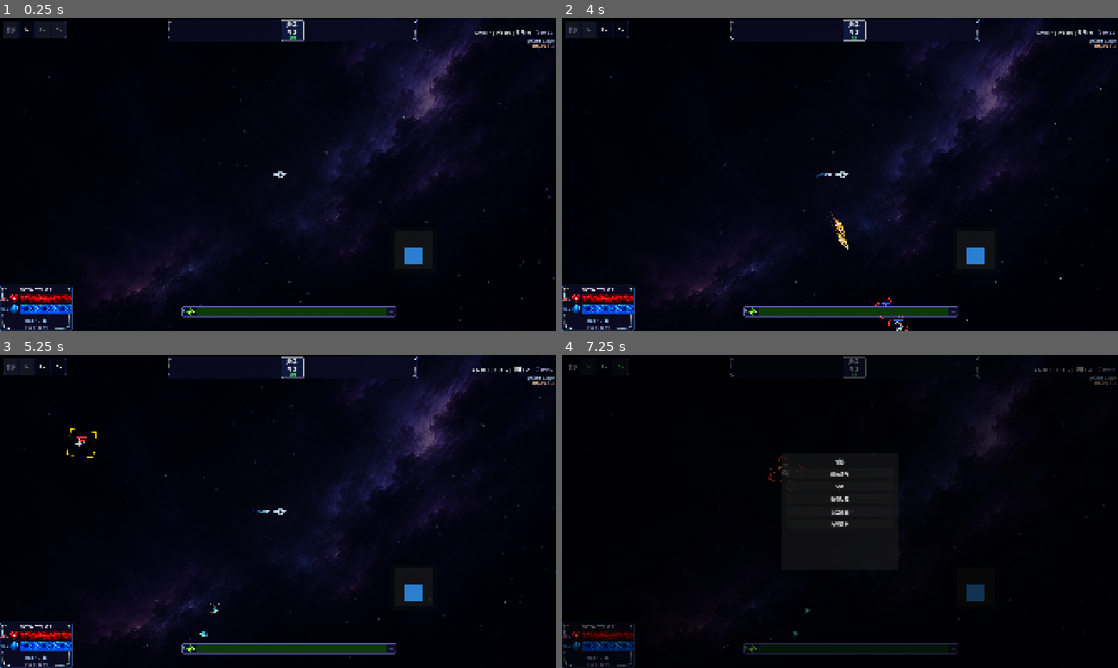
Above: before the commit, frames 1-4 (two rows, left to right).
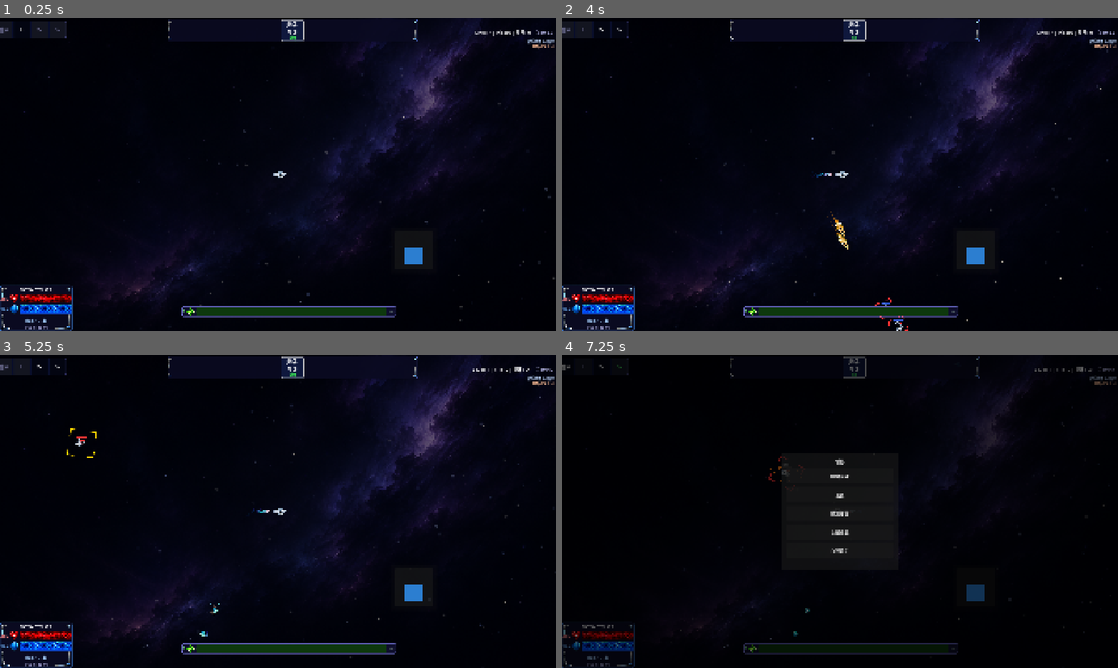
Above: after the commit, the same moments.

Repository: snowsnow0926/evesurvivor
Game: Godot game, scene res://scenes/GameScene.tscn
Two runs of this game, one before a commit and one after it. Both use one fixed random seed, a clock stepped at 60 frames per second and the inputs below. This scene is started directly instead of the project's main scene.
Inputs (mouse positions are in pixels of both pictures, inside the frame that each line leads up to):
- Up to frame 1 (0.25 s): no input
- Up to frame 2 (4 s): click "暂停" at 0.5 s; click "1x" at 1.25 s; click "2x" at 2 s; click "3x" at 2.75 s; tap Enter (ui_accept) at 3.5, 3.77 s; move the mouse to (962, 158) at 3.52 s; hold D (move_right) from 3.53 s (still down); click (962, 158) at 3.67 s
- Up to frame 3 (5.25 s): release D (move_right) at 4.25 s; drag from (166, 527) to (261, 636) at 4.27 s; move the mouse to (333, 442) at 5.02 s; hold D (move_right) from 5.03 s (still down)
- Up to frame 4 (7.25 s): release D (move_right) at 5.75 s; drag from (812, 574) to (639, 608) at 5.77 s; move the mouse to (1006, 558) at 6.52 s; hold A (move_left) from 6.53 s (still down); tap Enter (ui_accept) at 6.77 s; tap Escape (pause) at 7.15 s

The runs differ from the first frame. In frame 1, 0.1% of the frame differs, in the area x 0-99%, y 1-93%; in frame 2, 0.1%; in frame 3, 0.1%; in frame 4, 0.3%, in the area x 0-52%, y 3-64%.

Commit message:
feat: Hazard 危险区域系统 - 新增 Hazard.tscn 危险区域场景与 hazard.gd 脚本 - 更新多个核心脚本 (player, game_manager, spawn_manager, upgrade_menu 等) - 修复 Timer 节点导致的 global_position 访问崩溃 - 添加 导出/ 目录到 .gitignore 排除
Co-authored-by: Cursor <cursoragent@cursor.com>

Diff:
--- a/scenes/GameScene.tscn
+++ b/scenes/GameScene.tscn
@@ -44,6 +44,8 @@
 
 [node name="DamageRoot" type="Node2D" parent="." unique_id=1574269701]
 
+[node name="HazardRoot" type="Node2D" parent="." unique_id=900000001]
+
 [node name="ParallaxStarfield" type="Node2D" parent="." unique_id=355665312]
 script = ExtResource("4_psf")
 
--- a/scenes/HUD.tscn
+++ b/scenes/HUD.tscn
@@ -573,6 +573,7 @@
 size_flags_horizontal = 3
 toggle_mode = true
 text = "暂停"
+custom_minimum_size = Vector2(56, 48)
 
 [node name="Speed1Btn" type="Button" parent="SpeedControlPanel/SpeedControlHBox" unique_id=1360000004]
 layout_mode = 2
@@ -580,15 +581,18 @@
 toggle_mode = true
 button_pressed = true
 text = "1x"
+custom_minimum_size = Vector2(56, 48)
 
 [node name="Speed2Btn" type="Button" parent="SpeedControlPanel/SpeedControlHBox" unique_id=1360000005]
 layout_mode = 2
 size_flags_horizontal = 3
 toggle_mode = true
 text = "2x"
+custom_minimum_size = Vector2(56, 48)
 
 [node name="Speed3Btn" type="Button" parent="SpeedControlPanel/SpeedControlHBox" unique_id=1360000006]
 layout_mode = 2
 size_flags_horizontal = 3
 toggle_mode = true
 text = "3x"
+custom_minimum_size = Vector2(56, 48)
--- /dev/null
+++ b/scenes/Hazard.tscn
@@ -0,0 +1,11 @@
+[gd_scene format=3 uid="uid://ha0ard001"]
+
+[ext_resource type="Script" path="res://scripts/hazard.gd" id="1_hazard"]
+
+[node name="Hazard" type="Area2D"]
+script = ExtResource("1_hazard")
+
+[node name="Sprite2D" type="Sprite2D" parent="."]
+
+[node name="CollisionShape2D" type="CollisionShape2D" parent="."]
+shape = null
--- a/scenes/PauseMenu.tscn
+++ b/scenes/PauseMenu.tscn
@@ -54,22 +54,27 @@
 [node name="ContinueBtn" type="Button" parent="Panel/VBox"]
 layout_mode = 2
 text = "继续游戏"
+custom_minimum_size = Vector2(0, 52)
 
 [node name="SettingsBtn" type="Button" parent="Panel/VBox"]
 layout_mode = 2
 text = "设置"
+custom_minimum_size = Vector2(0, 52)
 
 [node name="RetreatBtn" type="Button" parent="Panel/VBox"]
 layout_mode = 2
 text = "撤退结算"
+custom_minimum_size = Vector2(0, 52)
 
 [node name="SFXToggleBtn" type="Button" parent="Panel/VBox"]
 layout_mode = 2
 text = "音效设置"
+custom_minimum_size = Vector2(0, 52)
 
 [node name="SelfDestructBtn" type="Button" parent="Panel/VBox"]
 layout_mode = 2
 text = "自毁退出"
+custom_minimum_size = Vector2(0, 52)
 
 [node name="LootSectionLabel" type="Label" parent="Panel/VBox"]
 layout_mode = 2
--- a/scenes/WarehouseUI.tscn
+++ b/scenes/WarehouseUI.tscn
@@ -172,21 +172,30 @@
 alignment = 2
 theme_override_constants/separation = 12
 
+[node name="SellAllBtn" type="Button" parent="Panel/VBox/BtnRow"]
+layout_mode = 2
+text = "一键出售"
+custom_minimum_size = Vector2(100, 48)
+
 [node name="EquipBtn" type="Button" parent="Panel/VBox/BtnRow"]
 layout_mode = 2
 text = "装备"
 disabled = true
+custom_minimum_size = Vector2(80, 48)
 
 [node name="UnequipBtn" type="Button" parent="Panel/VBox/BtnRow"]
 layout_mode = 2
 text = "卸下"
 disabled = true
+custom_minimum_size = Vector2(80, 48)
 
 [node name="SellBtn" type="Button" parent="Panel/VBox/BtnRow"]
 layout_mode = 2
 text = "出售"
 disabled = true
+custom_minimum_size = Vector2(80, 48)
 
 [node name="BackBtn" type="Button" parent="Panel/VBox"]
 layout_mode = 2
 text = "返回基地"
+custom_minimum_size = Vector2(0, 48)
--- a/scripts/base_scene.gd
+++ b/scripts/base_scene.gd
@@ -240,18 +240,14 @@
 		if Input.is_action_just_pressed("pause"):
 			close_all_panels()
 		return
-
-	_update_currency_display()
-	if no_weapon_warning.visible:
-		warning_timer -= delta
-		if warning_timer <= 0:
-			no_weapon_warning.visible = false
 	if Input.is_action_just_pressed("pause"):
 		if base_pause_menu and base_pause_menu.visible:
 			base_pause_menu.close_menu()
 		else:
 			base_pause_menu.open_menu()
 		return
+
+	_update_currency_display()
 
 	var current_hover := ""
 
@@ -332,34 +328,41 @@
 	return instance as Control
 
 func _show_repair() -> void:
+	SoundManager.play_sfx("button_click")
 	_switch_panel(repair_panel)
 
 func _show_crafting() -> void:
+	SoundManager.play_sfx("button_click")
 	_switch_panel(crafting_panel)
 	if crafting_panel.has_method("_build_inventory"):
 		crafting_panel._build_inventory()
 
 func _show_warehouse() -> void:
+	SoundManager.play_sfx("button_click")
 	var panel := _get_or_create_panel(&"warehouse") as Control
 	_switch_panel(panel)
 	if panel and panel.has_method("_build_all"):
 		panel._build_all()
 
 func _show_research() -> void:
+	SoundManager.play_sfx("button_click")
 	var panel = _get_or_create_panel(&"research") as Control
 	_switch_panel(panel)
 	if panel and panel.has_method("open"):
 		panel.open()
 
 func _show_shop() -> void:
+	SoundManager.play_sfx("button_click")
 	var panel := _get_or_create_panel(&"shop") as Control
 	_switch_panel(panel)
 
 func _show_shipyard() -> void:
+	SoundManager.play_sfx("button_click")
 	var panel := _get_or_create_panel(&"shipyard") as Control
 	_switch_panel(panel)
 
 func _show_storage() -> void:
+	SoundManager.play_sfx("button_click")
 	_switch_panel(storage_panel)
 	if storage_panel and storage_panel.has_method("_build_ship_list"):
 		storage_panel._build_ship_list()
--- a/scripts/character_create.gd
+++ b/scripts/character_create.gd
@@ -205,6 +205,7 @@
 				btn.emit_signal("pressed")
 
 func _on_race_card_selected(race_id: RaceData.RaceID, card: Control) -> void:
+	SoundManager.play_sfx("button_click")
 	_select_race(race_id)
 
 func _select_race(race_id: RaceData.RaceID) -> void:
@@ -249,6 +250,7 @@
 	confirm_btn.disabled = false
 
 func _on_confirm() -> void:
+	SoundManager.play_sfx("button_click")
 	GameState.selected_race_id = selected_race_id
 	var name = name_edit.text.strip_edges()
 	if name.is_empty():
@@ -272,4 +274,5 @@
 	get_tree().change_scene_to_file("res://scenes/BaseScene.tscn")
 
 func _on_back() -> void:
+	SoundManager.play_sfx("button_click")
 	get_tree().change_scene_to_file("res://scenes/MainMenu.tscn")
--- a/scripts/game_manager.gd
+++ b/scripts/game_manager.gd
@@ -24,7 +24,10 @@
 var bullet_root: Node2D
 var exp_orb_root: Node2D
 var damage_root: Node2D
+var hazard_root: Node2D
 var boss_warning: Node
+
+var _hazards_spawned: bool = false
 
 var player_stats: PlayerStats
 var spawn_manager: SpawnManager
@@ -100,6 +103,7 @@
 	bullet_root = game_scene.get_node_or_null("BulletRoot")
 	exp_orb_root = game_scene.get_node_or_null("ExpOrbRoot")
 	damage_root = game_scene.get_node_or_null("DamageRoot")
+	hazard_root = game_scene.get_node_or_null("HazardRoot")
 	boss_warning = game_scene.get_node_or_null("UIRoot/BossWarning")
 	var boss_encounter_ui = game_scene.get_node_or_null("UIRoot/BossEncounterUI")
 
@@ -138,6 +142,38 @@
 	else:
 		push_error("[GameManager] failed to load Player scene")
 
+func _spawn_hazards() -> void:
+	if _hazards_spawned:
+		return
+	_hazards_spawned = true
+	if not hazard_root or not is_instance_valid(hazard_root):
+		return
+	if current_stage == null:
+		return
+	var vp_size = get_viewport_rect().size
+	var center = vp_size * 0.5
+	var spawn_count = randi() % 3 + 2
+	for i in spawn_count:
+		var offset = Vector2(randf_range(-vp_size.x * 0.3, vp_size.x * 0.3), randf_range(-vp_size.y * 0.3, vp_size.y * 0.3))
+		var spawn_pos = center + offset
+		if player and is_instance_valid(player):
+			spawn_pos = player.global_position + offset
+		var hazard_scene: PackedScene = load("res://scenes/Hazard.tscn")
+		if hazard_scene:
+			var hazard_node: Node = hazard_scene.instantiate()
+			hazard_root.add_child(hazard_node)
+			var rng = randi() % 3
+			match rng:
+				0:
+					if hazard_node.has_method("setup_black_hole"):
+						hazard_node.setup_black_hole(spawn_pos, self, player, randf_range(100.0, 160.0), randf_range(20.0, 40.0))
+				1:
+					if hazard_node.has_method("setup_antimatter"):
+						hazard_node.setup_antimatter(spawn_pos, self, player, randf_range(60.0, 100.0), randf_range(15.0, 30.0))
+				2:
+					if hazard_node.has_method("setup_mine_zone"):
+						hazard_node.setup_mine_zone(spawn_pos, self, player, randf_range(80.0, 120.0), randf_range(20.0, 35.0))
+
 func _apply_race_to_player_stats(race: RaceData) -> void:
 	var ship = ShipData.get_ship(GameState.selected_ship_id)
 	var ship_base_hp = ship.base_hp if ship else 100
@@ -185,10 +221,12 @@
 	difficulty_scaler.setup_stage(current_stage.strength_mult, current_stage.density_mult, player_level)
 	set_game_speed(1.0)
 	loot_system.reset()
+	_spawn_hazards()
 
 	if current_stage.has_timer:
 		has_timer = true
 		is_unlimited_mode = GameState.is_stage_cleared(chapter_id, stage_id)
+		is_boss_infinite = GameState.is_stage_cleared(chapter_id, stage_id)
 		if is_unlimited_mode:
 			time_remaining = 0.0
 			run_time_elapsed = 0.0
@@ -493,6 +531,7 @@
 	stage_duration = 0.0
 	_timer_expired_once = false
 	is_boss_infinite = false
+	_hazards_spawned = false
 
 	spawn_manager.reset()
 	difficulty_scaler.reset()
--- a/scripts/game_scene.gd
+++ b/scripts/game_scene.gd
@@ -400,7 +400,9 @@
 var newbie_guide: CanvasLayer = null
 
 func _maybe_start_guide() -> void:
-	if not GameState.first_run:
+	if GameState.tutorial_completed:
+		return
+	if GameState.first_run:
 		return
 	if not ResourceLoader.exists("res://scripts/newbie_guide.gd"):
 		return
@@ -425,7 +427,9 @@
 
 func _on_guide_completed() -> void:
 	print("[GameScene] Guide completed")
+	GameState.tutorial_completed = true
 	GameState.first_run = false
+	GameState.auto_save()
 
 func _notify_guide_pause() -> void:
 	if newbie_guide and newbie_guide.has_method("notify_pause_opened"):
--- a/scripts/game_state.gd
+++ b/scripts/game_state.gd
@@ -1,6 +1,6 @@
 extends Node
 
-const SAVE_VERSION := 2
+const SAVE_VERSION := 3
 const SAVE_SLOTS := 3
 const SLOT_AUTO := 3
 const DEBUG := false
@@ -44,6 +44,9 @@
 var current_xp: float = 0.0
 var xp_to_next_level: float = 10.0
 
+# 新手引导完成标记
+var tutorial_completed: bool = false
+
 func _debug(msg: String) -> void:
 	if DEBUG:
 		print("[GameState] ", msg)
@@ -119,6 +122,9 @@
 			"current_xp": current_xp,
 			"xp_to_next": xp_to_next_level,
 		},
+		"tutorial": {
+			"tutorial_completed": tutorial_completed,
+		},
 		"equipment": {
 			"equipment_inventory": equipment_inventory,
 			"equipped_weapons": equipped_weapons,
@@ -168,6 +174,9 @@
 	current_xp = level_data.get("current_xp", 0.0)
 	xp_to_next_level = level_data.get("xp_to_next", 10.0)
 
+	var tutorial_data = data.get("tutorial", {})
+	tutorial_completed = tutorial_data.get("tutorial_completed", false)
+
 	var equipment = data.get("equipment", {})
 	equipment_inventory = equipment.get("equipment_inventory", []) as Array
 	equipped_weapons = equipment.get("equipped_weapons", {}) as Dictionary
@@ -178,6 +187,9 @@
 	if v < 2:
 		data = _migrate_v1_to_v2(data)
 		v = 2
+	if v < 3:
+		data["tutorial"] = {"tutorial_completed": false}
+		v = 3
 	data["meta"] = data.get("meta", {})
 	data["meta"]["version"] = SAVE_VERSION
 	return data
--- a/scripts/newbie_guide.gd
+++ b/scripts/newbie_guide.gd
@@ -12,12 +12,14 @@
 
 var step_labels: Array = []
 var arrow: Label
+var skip_btn: Button
 
 func _ready() -> void:
 	visible = false
 	_setup_steps()
 	_setup_overlay()
 	_setup_arrow()
+	_setup_skip_button()
 
 func _setup_steps() -> void:
 	steps = [
@@ -57,6 +59,23 @@
 	add_child(overlay)
 	move_child(overlay, 0)
 
+func _setup_skip_button() -> void:
+	skip_btn = Button.new()
+	skip_btn.text = "跳过引导"
+	skip_btn.custom_minimum_size = Vector2(120, 44)
+	skip_btn.pressed.connect(_skip_guide)
+	add_child(skip_btn)
+
+func _update_skip_button_position() -> void:
+	if not is_instance_valid(skip_btn):
+		return
+	var screen_size = get_viewport().get_visible_rect().size
+	skip_btn.set_anchors_preset(Control.PRESET_TOP_RIGHT)
+	skip_btn.offset_left = -130
+	skip_btn.offset_top = 10
+	skip_btn.offset_right = -10
+	skip_btn.offset_bottom = 54
+
 func _setup_arrow() -> void:
 	arrow = Label.new()
 	arrow.text = ">>>"
@@ -98,6 +117,7 @@
 	var step = steps[current_step]
 	_show_step_label(current_step, step["text"], step["position"])
 	_show_step_arrow(current_step, step["position"])
+	_update_skip_button_position()
 
 	step_changed.emit(current_step)
 
@@ -123,16 +143,16 @@
 	step_labels.append(label)
 
 	var bg = ColorRect.new()
-	bg.color = Color(0.0, 0.0, 0.0, 0.7)
+	bg.color = Color(0.0, 0.1, 0.3, 0.85)
 	bg.set_anchors_preset(Control.PRESET_FULL_RECT)
 	label.add_child(bg)
 	bg.set("layout_mode", 1)
 	bg.set("anchor_right", 1)
 	bg.set("anchor_bottom", 1)
-	bg.set("offset_left", -10)
-	bg.set("offset_top", -5)
-	bg.set("offset_right", 10)
-	bg.set("offset_bottom", 5)
+	bg.set("offset_left", -15)
+	bg.set("offset_top", -8)
+	bg.set("offset_right", 15)
+	bg.set("offset_bottom", 8)
 
 	var pos = _get_label_position(pos_key, screen_size)
 	label.position = pos
@@ -202,6 +222,9 @@
 	if event is InputEventMouseButton:
 		if event.pressed and event.button_index == MOUSE_BUTTON_LEFT:
 			_advance_step()
+	elif event is InputEventScreenTouch:
+		if event.pressed:
+			_advance_step()
 	elif event is InputEventKey:
 		if event.pressed:
 			if event.is_action("ui_accept") or event.is_action_pressed("space"):
--- a/scripts/parallax_starfield.gd
+++ b/scripts/parallax_starfield.gd
@@ -1,3 +1,4 @@
+class_name ParallaxStarfield
 extends Node2D
 
 @export var star_layer_count: int = 3
@@ -19,11 +20,15 @@
 var _camera_prev: Vector2 = Vector2.ZERO
 var _time: float = 0.0
 
+var _rng: RandomNumberGenerator
+
 func _ready() -> void:
 	camera = get_viewport().get_camera_2d()
 	if camera:
 		_camera_prev = camera.global_position
 		position = camera.global_position
+	_rng = RandomNumberGenerator.new()
+	_rng.randomize()
 	_add_layers()
 	process_physics_priority = -100
 
@@ -50,9 +55,28 @@
 
 	for i in range(mini(star_layer_count, configs.size())):
 		var cfg: Dictionary = configs[i]
-		var layer := StarLayer.new(cfg.parallax, cfg.color, cfg.size_range)
-		_generate_stars(layer, cfg.density * mobile_mult)
+		var layer_color = _randomize_color(cfg.color)
+		var layer_size_range = _randomize_size_range(cfg.size_range)
+		var layer := StarLayer.new(cfg.parallax, layer_color, layer_size_range)
+		var density_variation = _rng.randf_range(0.7, 1.3)
+		_generate_stars(layer, cfg.density * mobile_mult * density_variation)
 		layers.append(layer)
+
+func _randomize_color(base_color: Color) -> Color:
+	var preset_count := 6
+	var preset := _rng.randi() % preset_count
+	match preset:
+		0: return Color(0.78, 0.86, 1.0, 0.60)
+		1: return Color(1.0, 0.85, 0.75, 0.55)
+		2: return Color(0.75, 1.0, 0.85, 0.55)
+		3: return Color(1.0, 0.95, 0.80, 0.60)
+		4: return Color(0.80, 0.80, 1.0, 0.50)
+		5: return Color(0.90, 0.75, 1.0, 0.55)
+	return base_color
+
+func _randomize_size_range(base_range: Vector2) -> Vector2:
+	var scale = _rng.randf_range(0.7, 1.4)
+	return Vector2(base_range.x * scale, base_range.y * scale)
 
 func _generate_stars(layer: StarLayer, density: float) -> void:
 	var rng := RandomNumberGenerator.new()
--- a/scripts/player.gd
+++ b/scripts/player.gd
@@ -518,7 +518,8 @@
 		game_manager,
 		player_stats.missile_splash_radius,
 		player_stats.missile_splash_count,
-		player_stats.missile_range
+		player_stats.missile_range,
+		self
 	)
 
 func _fire_cannon_at(target_pos: Vector2, weapon: WeaponData) -> void:
--- a/scripts/spawn_manager.gd
+++ b/scripts/spawn_manager.gd
@@ -66,6 +66,7 @@
 var _pending_is_s6: bool = false
 var _is_spawning_boss: bool = false
 var _spawn_timeout_timer: SceneTreeTimer = null
+var _boss_intro_played: bool = false
 
 func _init(gm: Node2D, ps: PlayerStats) -> void:
 	game_manager = gm
@@ -250,6 +251,8 @@
 		_spawn_boss(current_chapter_id, current_stage_id)
 
 func _update_s6_boss_waves(delta: float) -> void:
+	var is_infinite = game_manager.is_boss_infinite
+
 	# 波次1：第2秒刷1只
 	if _s6_wave == 0 and _s6_elapsed >= _s6_wave_times[0]:
 		_s6_wave = 1
@@ -259,21 +262,34 @@
 		_s6_spawned_this_wave += 1
 		print_debug("[S6] wave1 spawned 1/1")
 
-	# 波次2：第30秒刷2只（不管前面杀没杀完）
+	# 波次2：第30秒刷2只
 	if _s6_wave == 1 and _s6_elapsed >= _s6_wave_times[1]:
 		_s6_wave = 2
 		_s6_spawned_this_wave = 0
 		_s6_next_spawn_frames = int(1.5 * 60.0)
 		print_debug("[S6] wave2 triggered at %.1fs" % _s6_elapsed)
 
-	# 波次3：第75秒刷3只（不管前面杀没杀完）
+	# 波次3：第75秒刷3只
 	if _s6_wave == 2 and _s6_elapsed >= _s6_wave_times[2]:
 		_s6_wave = 3
 		_s6_spawned_this_wave = 0
 		_s6_next_spawn_frames = int(1.5 * 60.0)
 		print_debug("[S6] wave3 triggered at %.1fs" % _s6_elapsed)
 
-	# 多只BOSS间隔生成（所有波次统一处理）
+	# 无限模式：第3波之后继续加速刷BOSS
+	if is_infinite and _s6_wave == 3 and _s6_spawned_this_wave >= _s6_wave_counts[2] and _s6_bosses_alive <= 0:
+		_s6_wave = 5  # 5 = infinite mode
+		_s6_spawned_this_wave = 0
+		# 无限模式间隔随时间缩短（从3秒逐渐降到0.5秒，最快0.5秒一刷）
+		var elapsed_beyond_75 = _s6_elapsed - _s6_wave_times[2]
+		var infinite_interval = clampf(3.0 - elapsed_beyond_75 * 0.005, 0.5, 3.0)
+		_s6_next_spawn_frames = int(infinite_interval * 60.0)
+		_s6_bosses_alive += 1
+		_do_spawn_s6_boss()
+		print_debug("[S6] infinite boss spawned at elapsed=%.1fs interval=%.1f" % [_s6_elapsed, infinite_interval])
+		return
+
+	# 多只BOSS间隔生成（波次1-3统一处理）
 	if _s6_next_spawn_frames > 0:
 		_s6_next_spawn_frames -= 1
 	elif _s6_wave >= 1 and _s6_wave <= 3:
@@ -286,10 +302,10 @@
 			if _s6_spawned_this_wave < wave_count:
 				_s6_next_spawn_frames = int(0.5 * 60.0)
 
-	# 检测全部通关：所有波次刷完且场上无BOSS存活
-	if _s6_wave >= 1 and _s6_spawned_this_wave >= _s6_wave_counts[_s6_wave - 1] and _s6_bosses_alive <= 0:
+	# 检测全部通关（非无限模式）
+	if not is_infinite and _s6_wave >= 1 and _s6_spawned_this_wave >= _s6_wave_counts[_s6_wave - 1] and _s6_bosses_alive <= 0:
 		if _s6_wave == 3:
-			_s6_wave = 4  # 全部完成
+			_s6_wave = 4
 			s6_all_bosses_defeated.emit()
 			print_debug("[S6] ALL BOSSES DEFEATED!")
 
@@ -423,16 +439,18 @@
 	else:
 		boss_active = true
 
-	var game_scene = game_manager.get_parent()
-	if game_scene and game_scene.has_method("trigger_screen_shake"):
-		game_scene.trigger_screen_shake(15.0, 0.3)
-		var overlay = ColorRect.new()
-		overlay.color = Color(1.0, 1.0, 1.0, 0.5)
-		overlay.set_anchors_preset(Control.PRESET_FULL_RECT)
-		game_scene.add_child(overlay)
-		var t = overlay.create_tween()
-		t.tween_property(overlay, "modulate:a", 0.0, 0.3)
-		t.tween_callback(overlay.queue_free)
+	if not _boss_intro_played:
+		_boss_intro_played = true
+		var game_scene = game_manager.get_parent()
+		if game_scene and game_scene.has_method("trigger_screen_shake"):
+			game_scene.trigger_screen_shake(15.0, 0.3)
+			var overlay = ColorRect.new()
+			overlay.color = Color(1.0, 1.0, 1.0, 0.5)
+			overlay.set_anchors_preset(Control.PRESET_FULL_RECT)
+			game_scene.add_child(overlay)
+			var t = overlay.create_tween()
+			t.tween_property(overlay, "modulate:a", 0.0, 0.3)
+			t.tween_callback(overlay.queue_free)
 
 	var boss_scene = BossRegistry.get_chapter_stage_boss_scene(_pending_chapter_id, _pending_stage_id)
 	print_debug("[SpawnManager] boss_scene=%s (chapter=%d stage=%d)" % [boss_scene, _pending_chapter_id, _pending_stage_id])
@@ -511,6 +529,7 @@
 	_s6_elapsed = 0.0
 	_pending_stage_id = 1
 	_debug_frame_count = 0
+	_boss_intro_played = false
 	if boss_warning and boss_warning.has_method("hide_warning"):
 		boss_warning.hide_warning()
 
--- a/scripts/upgrade_menu.gd
+++ b/scripts/upgrade_menu.gd
@@ -147,6 +147,10 @@
 	vbox.add_theme_constant_override("separation", 8)
 	card.add_child(vbox)
 
+	var glow_bg = ColorRect.new()
+	glow_bg.color = Color(qc.r, qc.g, qc.b, 0.08)
+	vbox.add_child(glow_bg)
+
 	var name_lbl = Label.new()
 	name_lbl.text = upgrade.get("name", "?")
 	name_lbl.horizontal_alignment = HORIZONTAL_ALIGNMENT_CENTER
@@ -254,10 +258,18 @@
 		if is_selected:
 			style.border_color = Color(1.0, 0.9, 0.3)
 			style.bg_color = Color(0.1, 0.1, 0.25, 0.96)
+			style.border_width_left = 4
+			style.border_width_right = 4
+			style.border_width_top = 4
+			style.border_width_bottom = 4
 		else:
 			var qc = _QUALITY_COLORS[0]
 			if i < upgrade_options.size():
 				qc = _QUALITY_COLORS[clampi(upgrade_options[i].get("quality", 0), 0, _QUALITY_COLORS.size() - 1)]
 			style.border_color = qc
 			style.bg_color = Color(0.05, 0.05, 0.15, 0.92)
+			style.border_width_left = 2
+			style.border_width_right = 2
+			style.border_width_top = 2
+			style.border_width_bottom = 2
 		card.add_theme_stylebox_override("panel", style)
--- a/scripts/warehouse_ui.gd
+++ b/scripts/warehouse_ui.gd
@@ -7,6 +7,7 @@
 var equip_btn: Button
 var unequip_btn: Button
 var sell_btn: Button
+var sell_all_btn: Button
 var back_btn: Button
 var ship_info_label: Label
 var equipped_weapons_grid: HBoxContainer
@@ -40,6 +41,7 @@
 	equip_btn = find_child("EquipBtn", true, false)
 	unequip_btn = find_child("UnequipBtn", true, false)
 	sell_btn = find_child("SellBtn", true, false)
+	sell_all_btn = find_child("SellAllBtn", true, false)
 	back_btn = find_child("BackBtn", true, false)
 	detail_name = find_child("DetailName", true, false)
 	detail_stats = find_child("DetailStats", true, false)
@@ -63,6 +65,8 @@
 		unequip_btn.pressed.connect(_on_unequip)
 	if sell_btn:
 		sell_btn.pressed.connect(_on_sell)
+	if sell_all_btn:
+		sell_all_btn.pressed.connect(_on_sell_all)
 	if back_btn:
 		back_btn.pressed.connect(_on_back)
 
@@ -638,6 +642,7 @@
 func _on_sell() -> void:
 	if selected_item.is_empty():
 		return
+	SoundManager.play_sfx("button_click")
 	var sell_price = _calc_sell_price(selected_item)
 	GameState.star_coin += sell_price
 
@@ -657,6 +662,81 @@
 	_update_detail_panel()
 	_build_all()
 	GameState.auto_save()
+
+func _on_sell_all() -> void:
+	SoundManager.play_sfx("button_click")
+	_show_sell_all_confirm()
+
+func _show_sell_all_confirm() -> void:
+	var unequipped_ids: Array = []
+	var equipped_ids: Array = []
+
+	var ship_id = int(GameState.selected_ship_id)
+	if ship_id == 0:
+		ship_id = ShipData.ShipID.FRIGATE
+
+	var eq_weapons = GameState.equipped_weapons.get(ship_id, [])
+	if eq_weapons is Array:
+		for w in eq_weapons:
+			if w is Dictionary:
+				equipped_ids.append(w.get("equip_id", ""))
+	var eq_armor_list: Array = GameState.equipped_armor.get(ship_id, [])
+	if not (eq_armor_list is Array):
+		eq_armor_list = []
+	if eq_armor_list is Array:
+		for a in eq_armor_list:
+			if a is Dictionary:
+				equipped_ids.append(a.get("equip_id", ""))
+
+	var unequipped_items: Array = []
+	for item in GameState.equipment_inventory:
+		if not equipped_ids.has(item.get("equip_id", "")):
+			unequipped_items.append(item)
+			unequipped_ids.append(item.get("equip_id", ""))
+
+	if unequipped_items.is_empty():
+		_show_notification("没有可出售的物品")
+		return
+
+	var total_price = 0
+	for item in unequipped_items:
+		total_price += _calc_sell_price(item)
+
+	var dialog = ConfirmationDialog.new()
+	dialog.dialog_text = "确定要出售全部 %d 件未装备物品吗？\n预计获得: %d 星币" % [unequipped_items.size(), total_price]
+	dialog.ok_button_text = "出售"
+	dialog.cancel_button_text = "取消"
+	get_tree().current_scene.add_child(dialog)
+	dialog.confirmed.connect(_do_sell_all.bind(unequipped_ids, total_price))
+	dialog.canceled.connect(dialog.queue_free)
+	dialog.popup_centered()
+
+func _do_sell_all(equip_ids: Array, total_price: int) -> void:
+	SoundManager.play_sfx("button_click")
+	for equip_id in equip_ids:
+		for idx in range(GameState.equipment_inventory.size() - 1, -1, -1):
+			if GameState.equipment_inventory[idx].get("equip_id", "") == equip_id:
+				GameState.equipment_inventory.remove_at(idx)
+				break
+	GameState.star_coin += total_price
+	selected_item = {}
+	_selected_equip_id = ""
+	_update_detail_panel()
+	_build_all()
+	GameState.auto_save()
+	_show_notification("已出售 %d 件物品，获得 %d 星币" % [equip_ids.size(), total_price])
+
+func _show_notification(msg: String) -> void:
+	var notif = AcceptDialog.new()
+	notif.dialog_text = msg
+	notif.ok_button_text = "确定"
+	var parent_node = get_parent()
+	if parent_node:
+		parent_node.add_child(notif)
+	else:
+		add_child(notif)
+	notif.popup_centered()
+	notif.confirmed.connect(notif.queue_free)
 
 func _on_back() -> void:
 	get_parent().close_all_panels()
Not shown, changed: export_presets.cfg
Not shown, added: scripts/hazard.gd.uid
